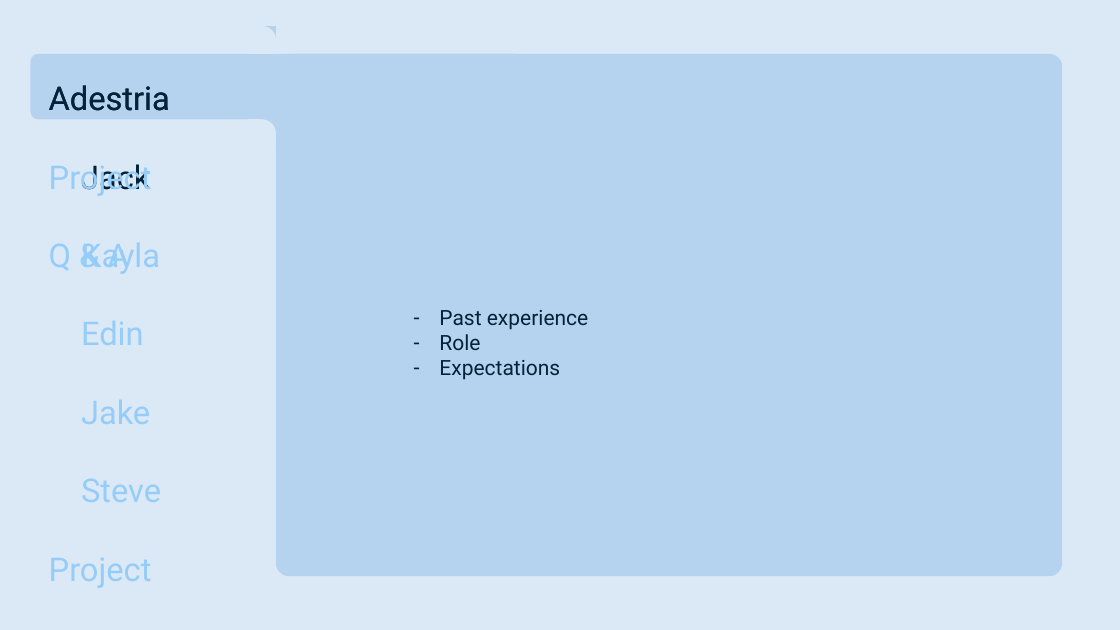
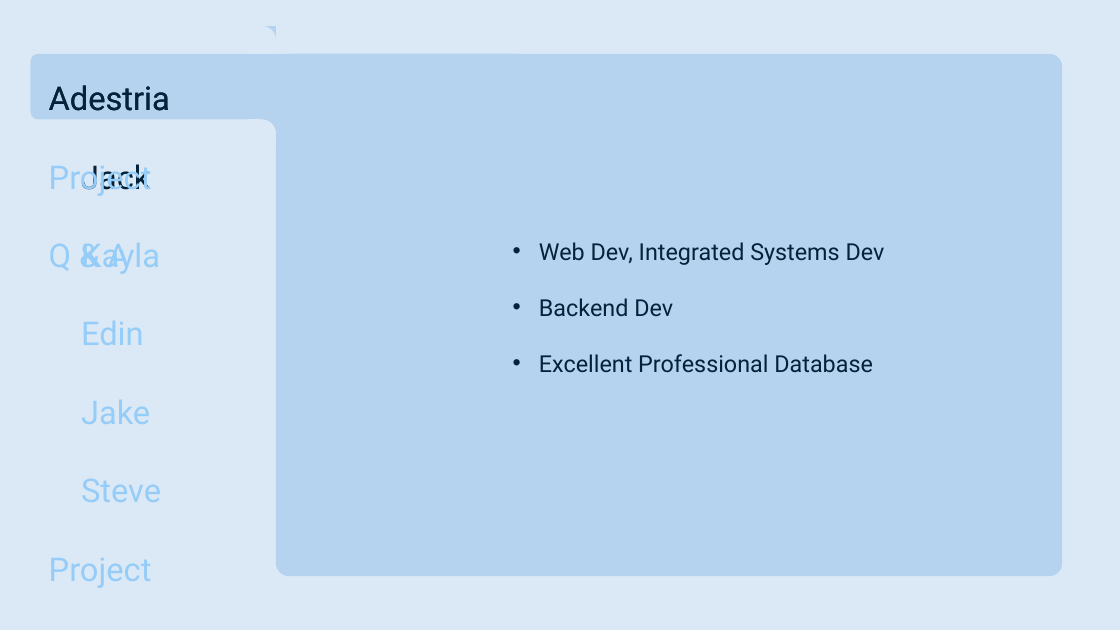
Before and after one commit to smutrux/prog1180, a slide deck: slide 4 of Deliverables/Presentation1.pptx. Drawn at 1120x630 pixels with LibreOffice and Linux fonts; fonts in the diff are those of the drawing. Boxes give left, top, right and bottom in pixels: in the first picture for what was removed or moved away, otherwise in the second. Text is boxed around its words. In the diff, an @@ line names an element or a change of style, - is before the commit and + after.

Commit message:
More slides done

```diff
--- a/Deliverables/Presentation1.pptx
+++ b/Deliverables/Presentation1.pptx
@@ text added at [539, 242, 885, 372], 20 pt, text #042239 @@
+• Web Dev, Integrated Systems Dev
+• Backend Dev
+• Excellent Professional Database
@@ text removed at [439, 310, 588, 380] @@
-– Past experience
-– Role
-– Expectations
```
Also in this commit, not shown: 11 other slides changed, 1 slide added.
